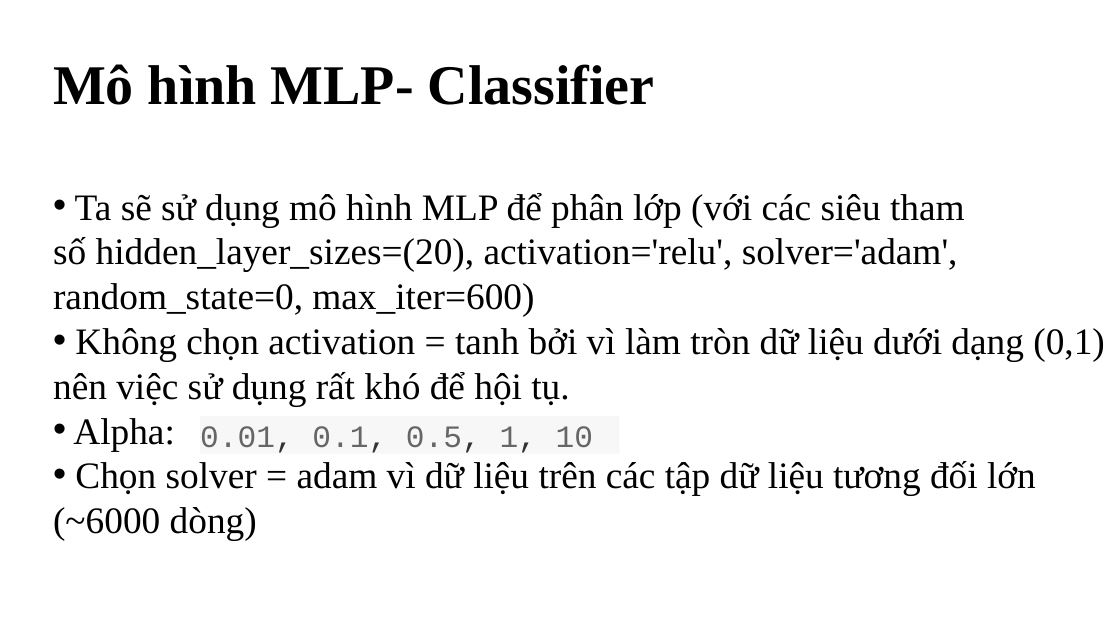
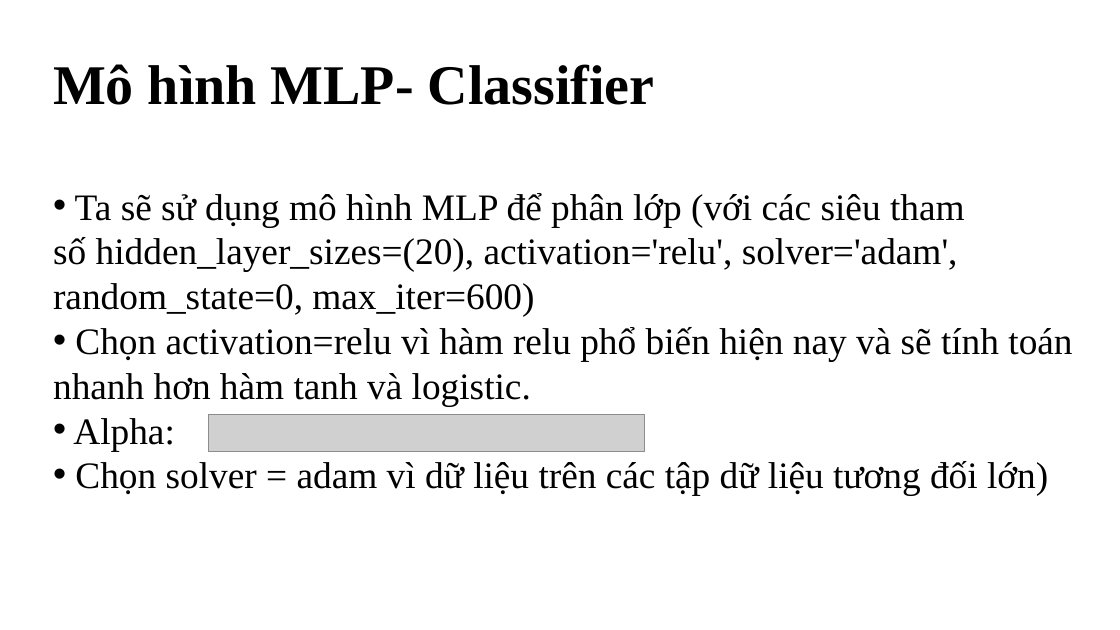
Before and after one commit to lethanhson1504/datascience-project-group16, a slide deck: slide 16 of Slide.pptx. Drawn at 1120x630 pixels with LibreOffice and Linux fonts; fonts in the diff are those of the drawing; grey boxes stand for pictures; background and template pictures are left out. Boxes give left, top, right and bottom in pixels: in the first picture for what was removed or moved away, otherwise in the second. Text is boxed around its words. In the diff, an @@ line names an element or a change of style, - is before the commit and + after.

```diff
--- a/Slide.pptx
+++ b/Slide.pptx
@@ text at (53, 327, 1072, 406): text changed @@
-• Không chọn activation = tanh bởi vì làm tròn dữ liệu dưới dạng (0,1) nên việc sử dụng rất khó để hội tụ.
+• Chọn activation=relu vì hàm relu phổ biến hiện nay và sẽ tính toán nhanh hơn hàm tanh và logistic.
@@ rectangle removed at (200, 416, 619, 454) @@
-0.01, 0.1, 0.5, 1, 10
@@ picture added at (208, 414, 644, 451) @@
@@ text at (75, 461, 1048, 496): text changed @@
-• Chọn solver = adam vì dữ liệu trên các tập dữ liệu tương đối lớn (~6000 dòng)
+• Chọn solver = adam vì dữ liệu trên các tập dữ liệu tương đối lớn)
```
Also in this commit, not shown: 12 other slides changed, 4 slides added, 1 slide removed, 3 other files.
